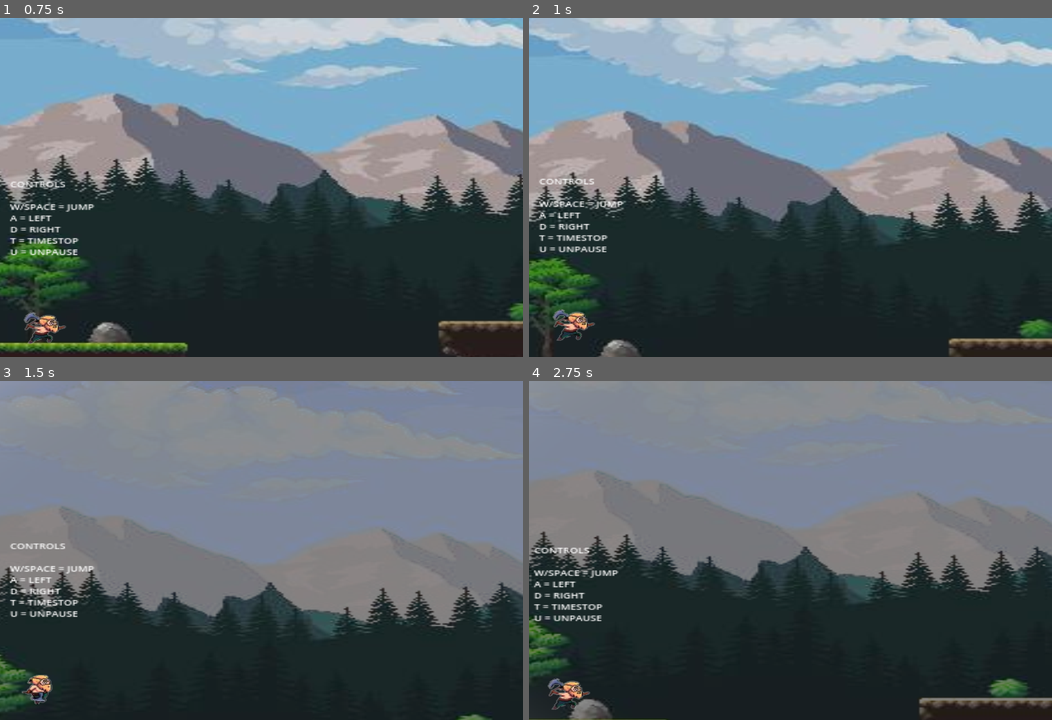
Above: before the commit, frames 1-4 (two rows, left to right).
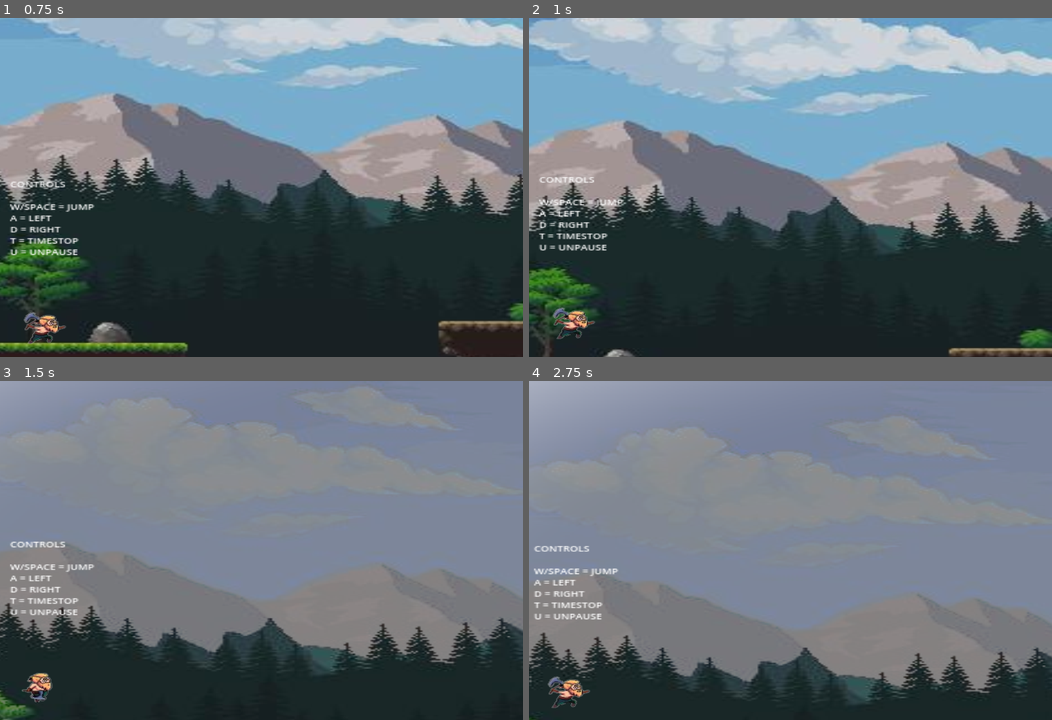
Above: after the commit, the same moments.

Repository: mc199177/FinalToll2
Game: Godot game, scene res://level1.tscn
The game is run twice, just before and just after one commit, with the same random seed, the same clock (stepped at 60 frames per second) and the same inputs.
Inputs (mouse positions are in pixels of both pictures, inside the frame that each line leads up to):
- Up to frame 1 (0.75 s): move the mouse to (376, 170) at 0.52 s; press the mouse at (376, 170) at 0.53 s; hold D (right) from 0.53 s (still down)
- Up to frame 2 (1 s): keep holding D (right); tap W (jump) at 0.77 s
- Up to frame 3 (1.5 s): keep holding D (right); move the mouse to (156, 567) at 1.27 s; release the mouse at (156, 567) at 1.28 s; tap T (timestop) at 1.35 s
- Up to frame 4 (2.75 s): tap W (jump) at 1.52 s; move the mouse to (842, 475) at 2.02 s; release D (right) at 2.03 s; press the mouse at (842, 475) at 2.03 s; hold A (left) from 2.03 s (still down)

Frame 1 is identical in both runs. In frame 2, 21% of the frame differs, in the area x 0-100%, y 0-100%; in frame 3, 22%; in frame 4, 45%.

Commit message:
New work

Diff:
--- a/character.gd
+++ b/character.gd
@@ -17,7 +17,7 @@
 	if Input.is_action_pressed("attack"):
 		_animated_sprite.play("attack")
 
-const JUMP_VELOCITY = -1000.0
+const JUMP_VELOCITY = -1500.0
 
 var gravity = ProjectSettings.get_setting("physics/2d/default_gravity")
 
--- a/level1.tscn
+++ b/level1.tscn
@@ -17,7 +17,7 @@
 size = Vector2(878.948, 56)
 
 [sub_resource type="RectangleShape2D" id="RectangleShape2D_2ugu1"]
-size = Vector2(95.9078, 223.453)
+size = Vector2(88.8156, 226.727)
 
 [sub_resource type="RectangleShape2D" id="RectangleShape2D_75efa"]
 size = Vector2(3392.27, 194)
@@ -77,14 +77,14 @@
 shape = SubResource("RectangleShape2D_8rnwx")
 
 [node name="CollisionShape2D4" type="CollisionShape2D" parent="."]
-position = Vector2(5464, 5314)
+position = Vector2(5451, 5314)
 scale = Vector2(3.04, 1)
 shape = SubResource("RectangleShape2D_2ugu1")
 
 [node name="CollisionPolygon2D" type="CollisionPolygon2D" parent="."]
 position = Vector2(1344, 1246)
 scale = Vector2(6.52757, 6.34727)
-polygon = PackedVector2Array(647.102, 560.241, 647.102, 609.711, 649.399, 654.927, 720.789, 655.4, 790.34, 655.872, 790.034, 589.702, 715.887, 588.284, 714.661, 560.241)
+polygon = PackedVector2Array(647.102, 560.241, 647.102, 609.711, 647.408, 656.503, 720.176, 656.66, 790.953, 657.133, 790.034, 589.702, 714.048, 590.333, 713.742, 560.556)
 
 [node name="CollisionPolygon2D4" type="CollisionPolygon2D" parent="."]
 position = Vector2(2531, 265)
--- a/level_2.tscn
+++ b/level_2.tscn
@@ -1,6 +1,7 @@
-[gd_scene load_steps=3 format=3 uid="uid://cqnl4v5wjspol"]
+[gd_scene load_steps=4 format=3 uid="uid://cqnl4v5wjspol"]
 
 [ext_resource type="Texture2D" uid="uid://c4o1v3sp2ut6g" path="res://level2.jpg" id="1_lpm0r"]
+[ext_resource type="PackedScene" uid="uid://qq85bowm5t4m" path="res://character.tscn" id="2_sqlno"]
 
 [sub_resource type="PhysicsMaterial" id="PhysicsMaterial_givku"]
 
@@ -8,15 +9,20 @@
 physics_material_override = SubResource("PhysicsMaterial_givku")
 
 [node name="Level2" type="Sprite2D" parent="."]
-position = Vector2(627, 7)
-scale = Vector2(1, 0.870769)
+position = Vector2(3540, 2280.5)
+scale = Vector2(3.5559, 3.44538)
 texture = ExtResource("1_lpm0r")
 
 [node name="CollisionPolygon2D" type="CollisionPolygon2D" parent="."]
-position = Vector2(0, 2.11739)
+position = Vector2(5387, 3814)
+rotation = -0.000505353
 scale = Vector2(1, 0.994974)
-polygon = PackedVector2Array(-348, 66, -202, 65, -200, -4, 84, -4, 82, 356, 378, 358, 376, 282, 662, 282, 662, 425, 1311, 427, 1311, 282, 1384, 281, 1385, 138, 1604, 141, 1601, 568, -347, 568)
+polygon = PackedVector2Array(-350, 95.4799, -200, 95.4799, -201, 33.1667, 79, 32.1616, 79, 346.743, 376, 347.748, 377, 284.43, 656, 285.435, 658, 411.066, 123.183, -364.771, 600.167, -331.362, 858.434, -862.903, 858.685, -1363.42, 1598.69, -1369.07, 1600.66, 685.253, -350.346, 688.282)
 
 [node name="CollisionPolygon2D2" type="CollisionPolygon2D" parent="."]
-position = Vector2(2, 0)
-polygon = PackedVector2Array(807, 139, 1019, 139, 1019, 279, 807, 278)
+position = Vector2(-252, -253)
+polygon = PackedVector2Array(811, 81, 815, 81, 815, 74, 819, 74, 819, 77, 824, 77, 824, 69, 829, 69, 829, 74, 833, 74, 833, 81, 838, 81, 838, 76, 843, 76, 843, 69, 846, 69, 846, 74, 851, 74, 851, 69, 856, 69, 856, 73, 860, 73, 860, 76, 865, 76, 865, 81, 870, 81, 870, 73, 874, 73, 874, 69, 882, 69, 882, 74, 892, 74, 892, 69, 896, 69, 896, 74, 901, 74, 901, 76, 906, 76, 906, 69, 909, 69, 909, 74, 914, 74, 914, 69, 919, 69, 919, 74, 923, 74, 923, 77, 928, 77, 928, 73, 936, 73, 936, 73, 936, 69, 941, 69, 941, 74, 946, 74, 946, 69, 960, 69, 960, 74, 964, 74, 964, 80, 969, 80, 969, 76, 972, 76, 972, 69, 977, 69, 977, 76, 982, 76, 982, 73, 991, 73, 991, 81, 996, 81, 996, 73, 1000, 73, 1000, 69, 1004, 69, 1004, 76, 1009, 76, 1009, 74, 1013, 74, 1013, 81, 1018, 81, 1018, 56, 811, 56)
+
+[node name="Node2D" parent="." instance=ExtResource("2_sqlno")]
+position = Vector2(-291, -43)
+scale = Vector2(0.236035, 0.221212)
--- a/level_5.tscn
+++ b/level_5.tscn
@@ -11,4 +11,5 @@
 texture = ExtResource("1_nl4om")
 
 [node name="CollisionPolygon2D" type="CollisionPolygon2D" parent="."]
-polygon = PackedVector2Array(-970, 234, -639, 229, -639, 317, -372, 311, -372, 140, -210, 140, -209, 317, -28, 315, -31, 62, 222, 62, 226, 404, 492, 404, 491, 316, 749, 316, 752, 140, 972, 140, 972, 649, -976, 652)
+rotation = 0.000243624
+polygon = PackedVector2Array(-974.944, 229.238, -639, 229, -639, 317, -370.923, 317.09, -372.965, 143.091, -208.965, 143.051, -209, 317, -28, 315, -26.9859, 58.0066, 224, 59, 226, 404, 492, 404, 491, 316, 749, 316, 752, 140, 972, 140, 972, 649, -976, 652)
--- a/project.godot
+++ b/project.godot
@@ -37,11 +37,13 @@
 left={
 "deadzone": 0.5,
 "events": [Object(InputEventKey,"resource_local_to_scene":false,"resource_name":"","device":-1,"window_id":0,"alt_press …(191 unchanged characters)…
+, Object(InputEventKey,"resource_local_to_scene":false,"resource_name":"","device":-1,"window_id":0,"alt_pressed":false,"shift_pressed":false,"ctrl_pressed":false,"meta_pressed":false,"pressed":false,"keycode":0,"physical_keycode":4194319,"key_label":0,"unicode":0,"location":0,"echo":false,"script":null)
 ]
 }
 right={
 "deadzone": 0.5,
 "events": [Object(InputEventKey,"resource_local_to_scene":false,"resource_name":"","device":-1,"window_id":0,"alt_press …(192 unchanged characters)…
+, Object(InputEventKey,"resource_local_to_scene":false,"resource_name":"","device":-1,"window_id":0,"alt_pressed":false,"shift_pressed":false,"ctrl_pressed":false,"meta_pressed":false,"pressed":false,"keycode":0,"physical_keycode":4194321,"key_label":0,"unicode":0,"location":0,"echo":false,"script":null)
 ]
 }
 jump={
